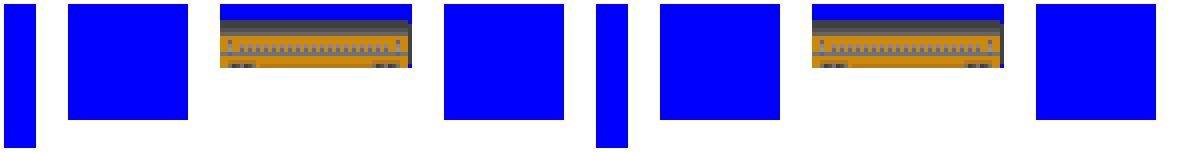
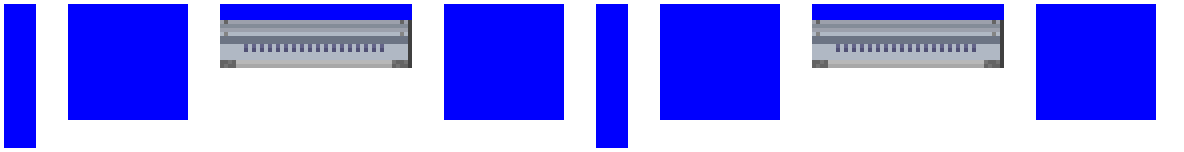
Comparing the layer stacks of the two 1184 x 152 images. Changes:
added layer "Mucar Maglev" above "Mucar Mail" over [220, 20, 1004, 68]
hid "Mucar Mail" over [220, 20, 1004, 68]
